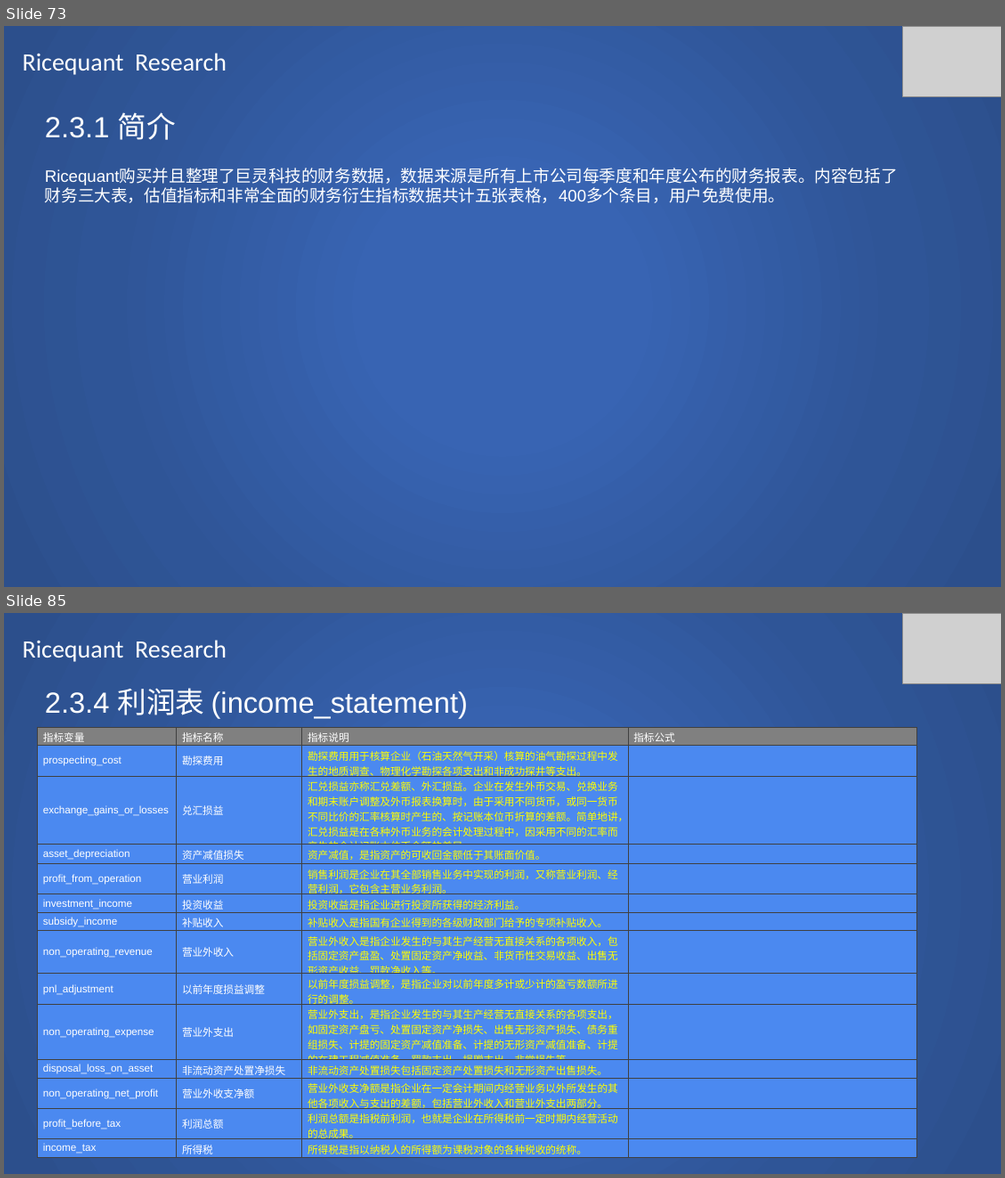
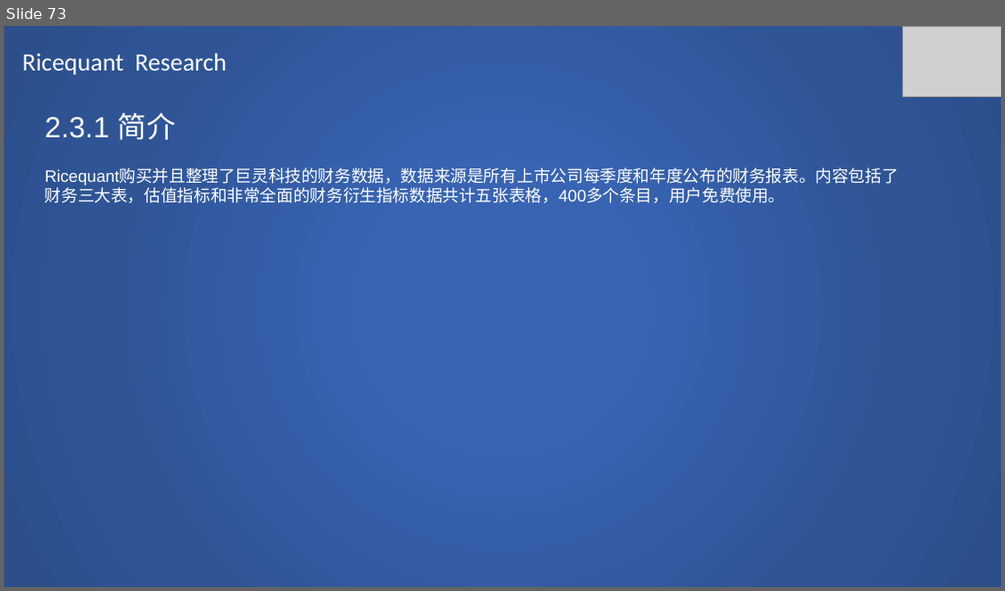
Before and after one commit to SCITLAS/Stellar, a slide deck: Stellar_0.1/documents/rice_quant_research.pptx. Shown one above the other, each under a label of ours: slides 73 and 85 before the commit, slide 73 after it; the slides between them are not shown. The pictures are 1005x1178 and 1005x591 pixels, drawn with LibreOffice and Linux fonts; fonts in the diff are those of the drawing; grey boxes stand for pictures. Boxes give left, top, right and bottom in pixels: in the first picture for what was removed or moved away, otherwise in the second. Text is boxed around its words. In the diff, an @@ line names an element or a change of style, - is before the commit and + after.

Commit message:
Ricequant research 60% done.

```diff
--- a/Stellar_0.1/documents/rice_quant_research.pptx
+++ b/Stellar_0.1/documents/rice_quant_research.pptx
@@ slide 85 removed at (x1=4, y1=613, x2=1001, y2=1174), background #FFFFFF @@
@@ rectangle removed at (x1=4, y1=613, x2=1001, y2=1174) @@
@@ picture removed at (x1=902, y1=613, x2=1001, y2=683) @@
@@ text removed at (x1=23, y1=640, x2=226, y2=662) @@
-Ricequant Research
@@ text removed at (x1=45, y1=688, x2=468, y2=718) @@
-2.3.4 利润表 (income_statement)
@@ table removed at (x1=38, y1=728, x2=918, y2=1158), 14 rows, 4 columns @@
-指标变量 | 指标名称 | 指标说明 | 指标公式
-prospecting_cost | 勘探费用 | 勘探费用用于核算企业（石油天然气开采）核算的油气勘探过程中发生的地质调查、物理化学勘探各项支出和非成功探井等支出。 | 
-exchange_gains_or_losses | 兑汇损益 | 汇兑损益亦称汇兑差额、外汇损益。企业在发生外币交易、兑换业务和期末账户调整及外币报表换算时，由于采用不同货币，或同一货币不同比价的汇率核算时产生的、按记账本位币折算的差额。简单地讲，汇兑损益是在各种外币业务的会计处理过程中，因采用不同的汇率而产生的会计记账本位币金额的差异。 | 
-asset_depreciation | 资产减值损失 | 资产减值，是指资产的可收回金额低于其账面价值。 | 
-profit_from_operation | 营业利润 | 销售利润是企业在其全部销售业务中实现的利润，又称营业利润、经营利润，它包含主营业务利润。 | 
-investment_income | 投资收益 | 投资收益是指企业进行投资所获得的经济利益。 | 
-subsidy_income | 补贴收入 | 补贴收入是指国有企业得到的各级财政部门给予的专项补贴收入。 | 
-non_operating_revenue | 营业外收入 | 营业外收入是指企业发生的与其生产经营无直接关系的各项收入，包括固定资产盘盈、处置固定资产净收益、非货币性交易收益、出售无形资产收益、罚款净收入等。 | 
-pnl_adjustment | 以前年度损益调整 | 以前年度损益调整，是指企业对以前年度多计或少计的盈亏数额所进行的调整。 | 
-non_operating_expense | 营业外支出 | 营业外支出，是指企业发生的与其生产经营无直接关系的各项支出，如固定资产盘亏、处置固定资产净损失、出售无形资产损失、债务重组损失、计提的固定资产减值准备、计提的无形资产减值准备、计提的在建工程减值准备、罚款支出、捐赠支出、非常损失等。 | 
-disposal_loss_on_asset | 非流动资产处置净损失 | 非流动资产处置损失包括固定资产处置损失和无形资产出售损失。 | 
-non_operating_net_profit | 营业外收支净额 | 营业外收支净额是指企业在一定会计期间内经营业务以外所发生的其他各项收入与支出的差额，包括营业外收入和营业外支出两部分。 | 
-profit_before_tax | 利润总额 | 利润总额是指税前利润，也就是企业在所得税前一定时期内经营活动的总成果。 | 
-income_tax | 所得税 | 所得税是指以纳税人的所得额为课税对象的各种税收的统称。 | 
```
Also in this commit, not shown: 3 slides changed, 4 slides added, 23 other slides removed.
